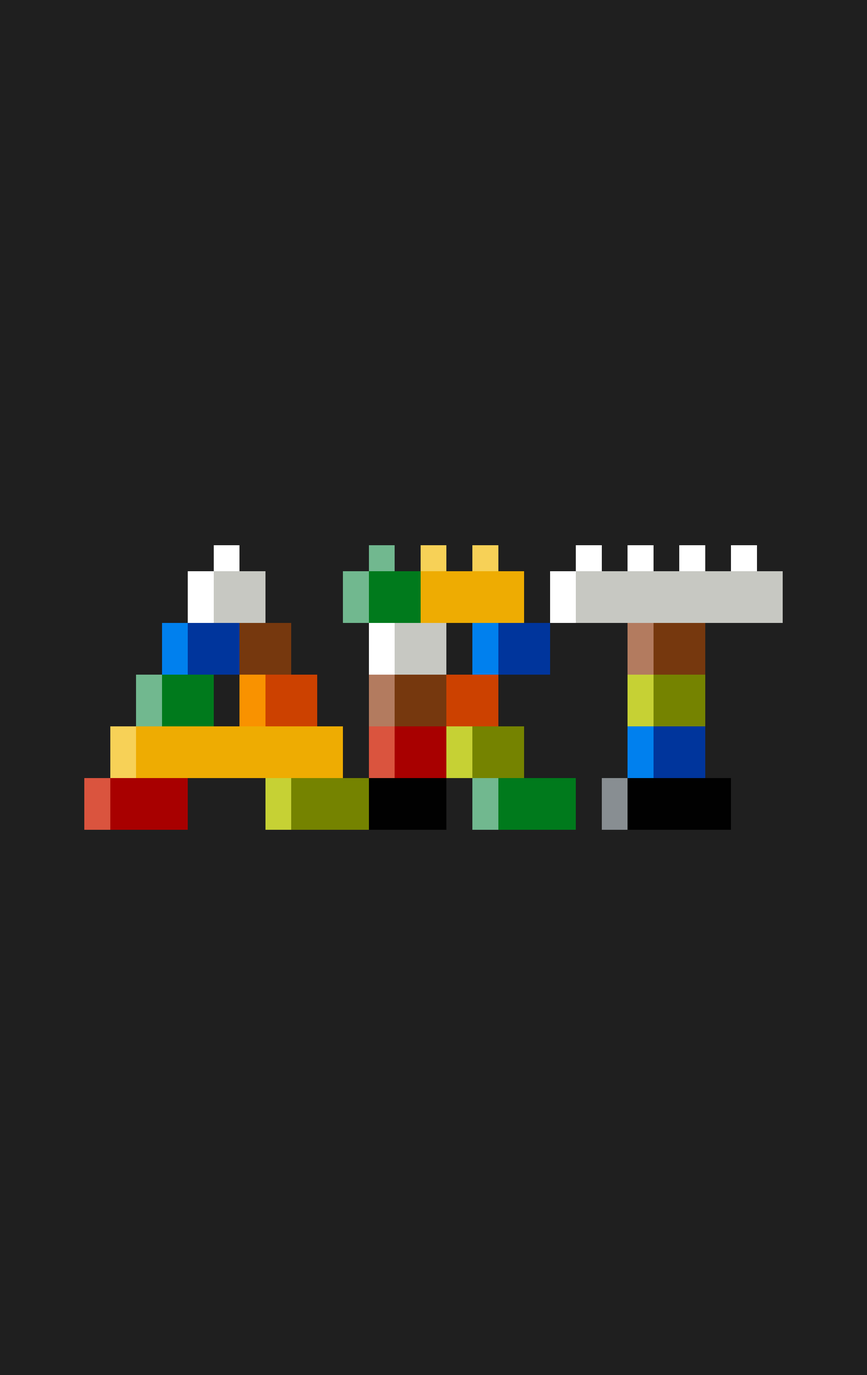
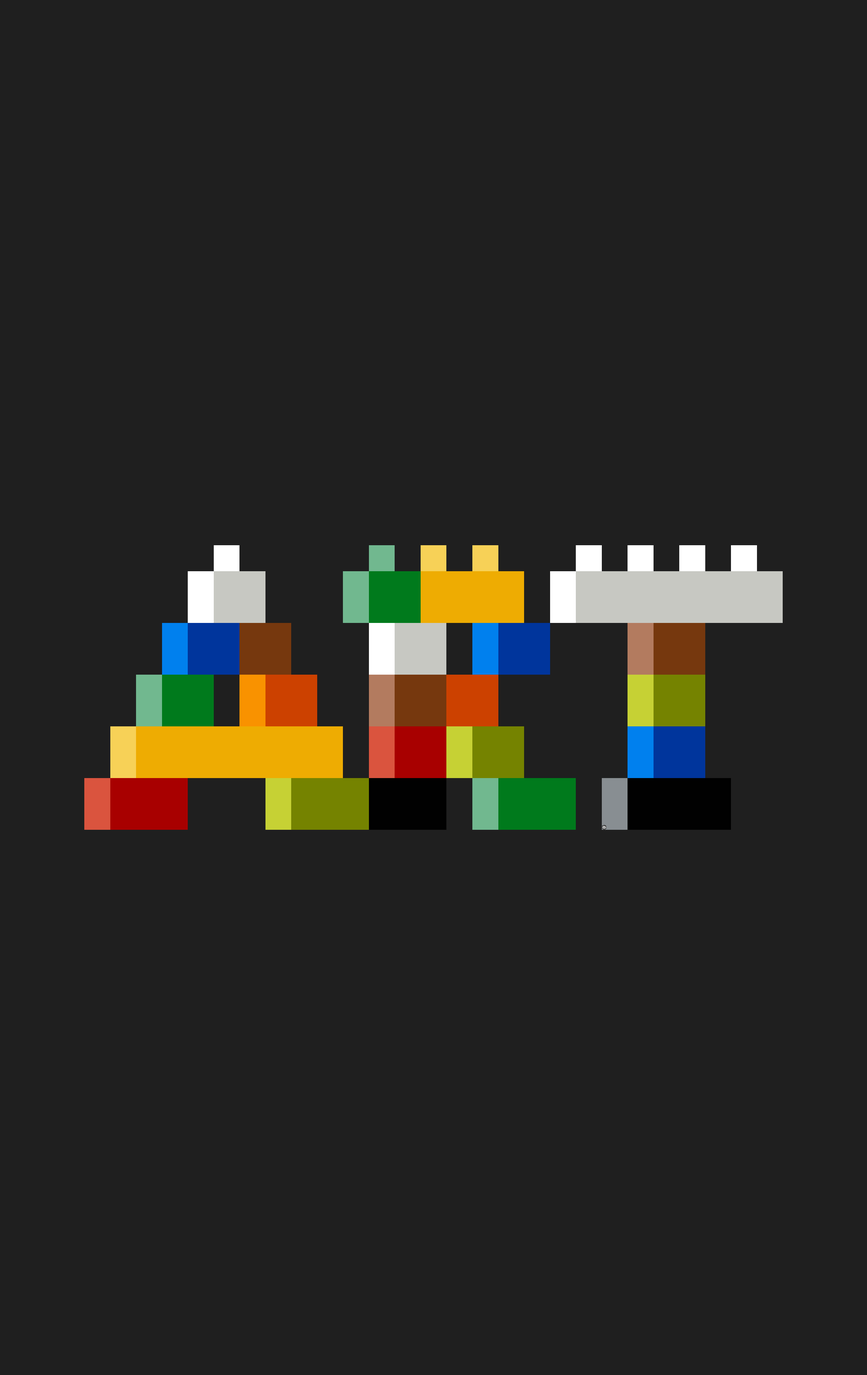
Before/after of a 867×1375 layered artwork. What changed in the layer stack:
added layer "Pasted Layer" above "legoart.gif" over (601, 824, 607, 830)
